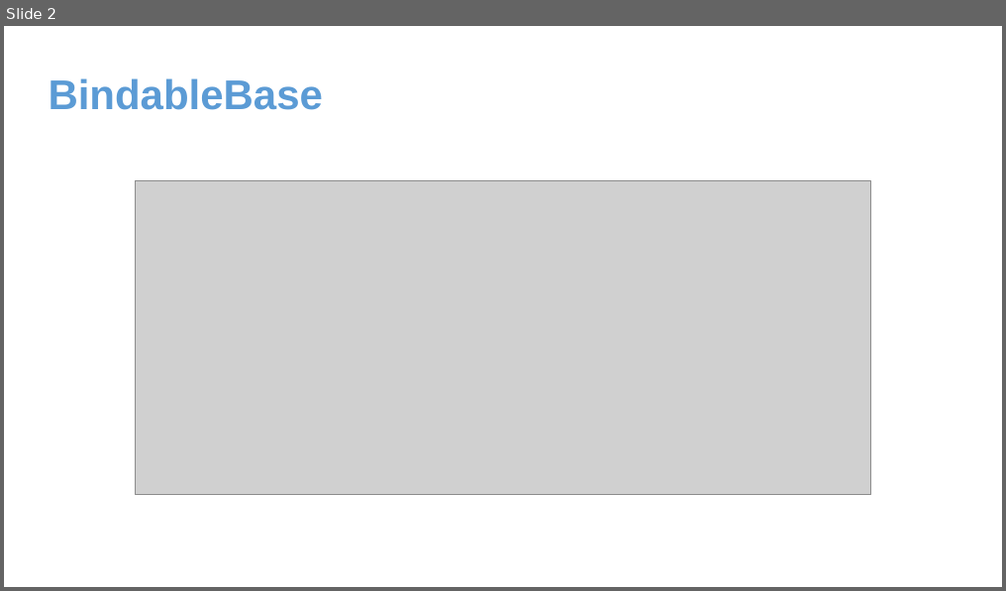
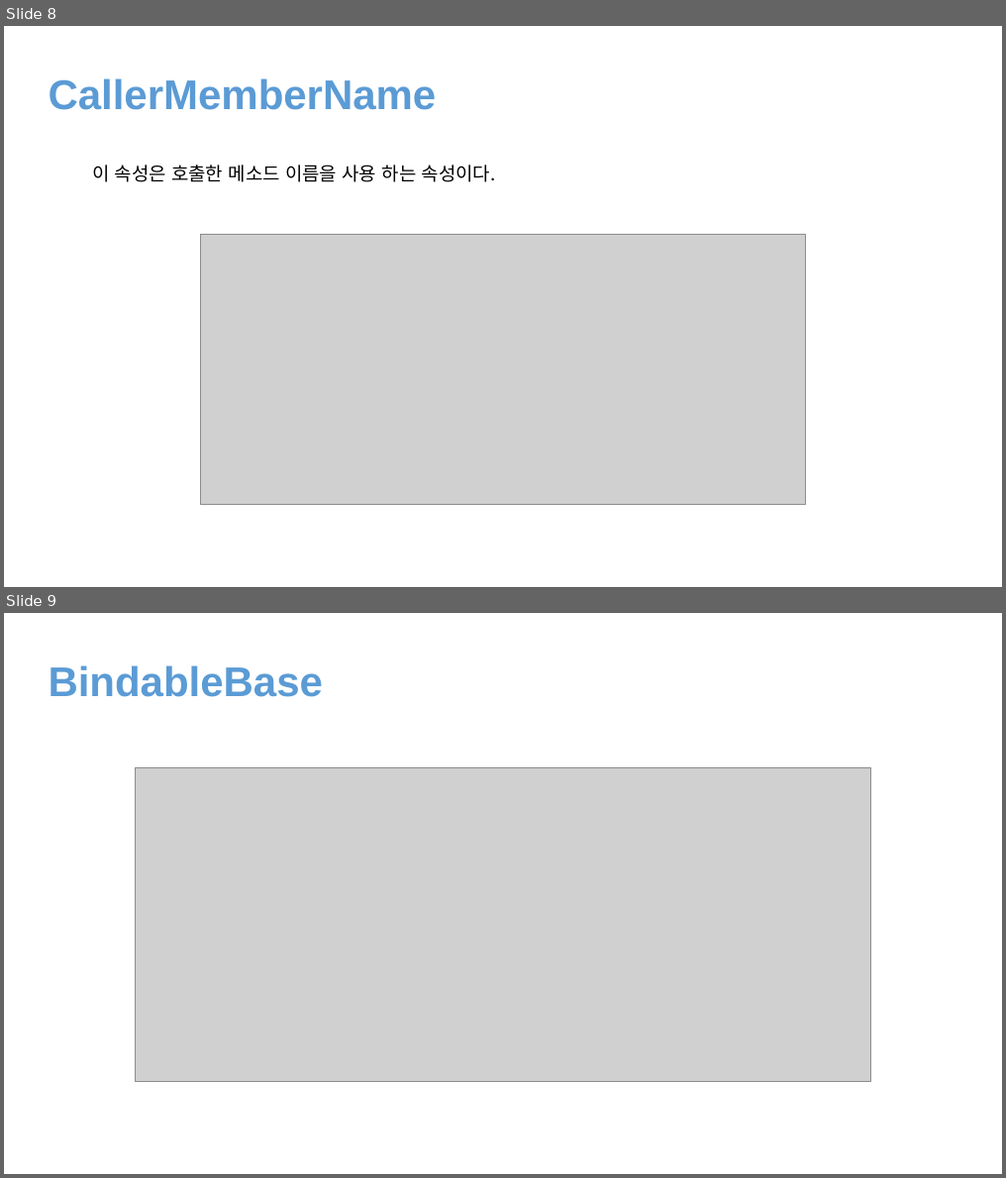
Before and after one commit to juniair/Summary-PPT, a slide deck: Prism.pptx. Shown one above the other, each under a label of ours: slide 2 before the commit, slides 8 and 9 after it. The pictures are 1006x591 and 1006x1178 pixels, drawn with LibreOffice and Linux fonts; fonts in the diff are those of the drawing; grey boxes stand for pictures. Boxes give left, top, right and bottom in pixels: in the first picture for what was removed or moved away, otherwise in the second. Text is boxed around its words. In the diff, an @@ line names an element or a change of style, - is before the commit and + after.

```diff
--- a/Prism.pptx
+++ b/Prism.pptx
@@ slide 8 added at bbox=[4, 26, 1002, 587], background #FFFFFF @@
@@ text added at bbox=[49, 78, 437, 110], 40 pt, text #5B9BD5, bold @@
+CallerMemberName
@@ text added at bbox=[92, 165, 496, 182], 18 pt, text #000000 @@
+이 속성은 호출한 메소드 이름을 사용 하는 속성이다.
@@ picture added at bbox=[201, 234, 805, 504] @@
@@ what was slide 2 is now slide 9 @@
```
Also in this commit, not shown: 7 other slides added, 1 slide removed, 5 other files.
